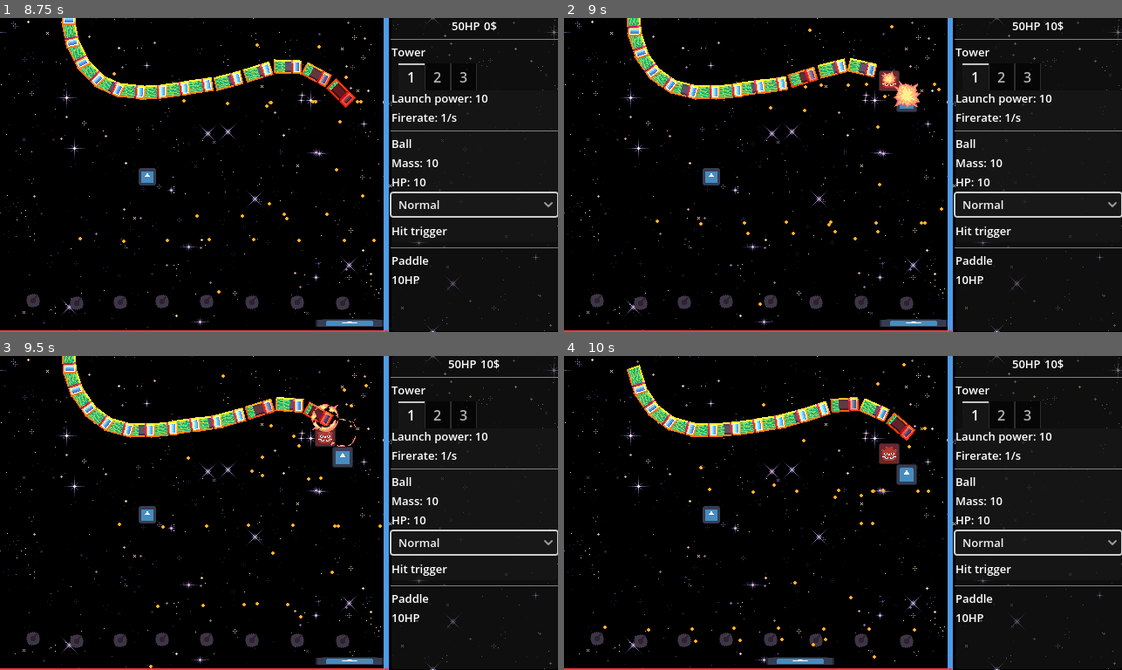
Above: before the commit, frames 1-4 (two rows, left to right).
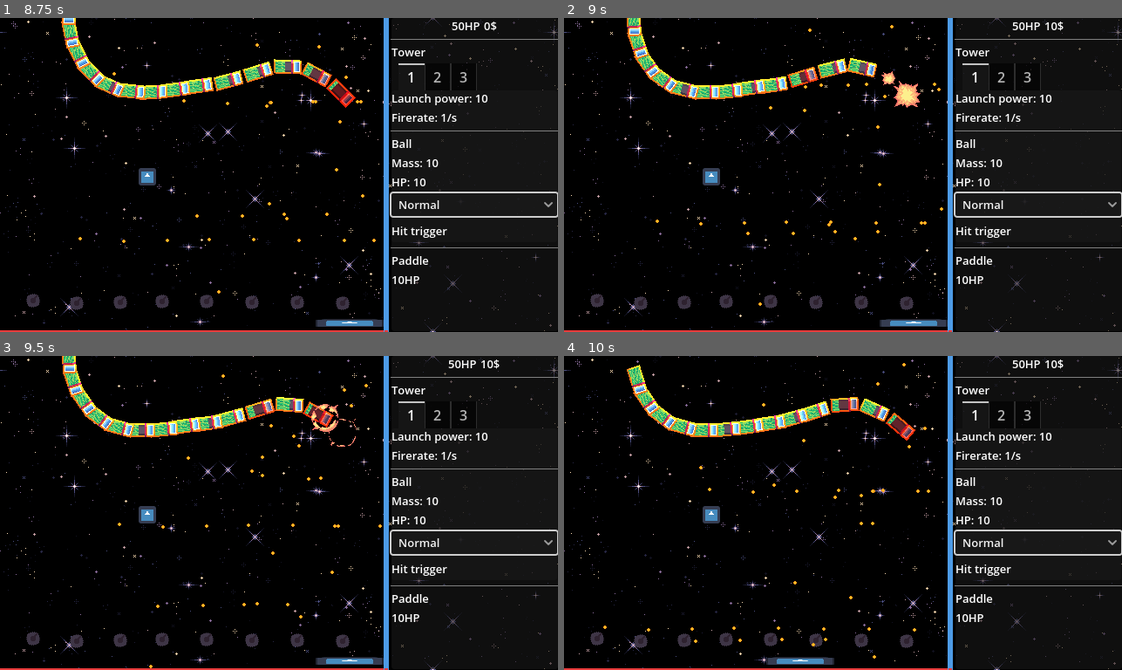
Above: after the commit, the same moments.

Repository: xefensor/tower-breakout
Game: Godot game, scene res://game.tscn
Same seed, same stepped clock (60 frames per second), same inputs: the game is played once before the commit and once after it. The engine's default icon, where the game draws it, is replaced by a stand-in: a white triangle on a blue panel in a dark square.
Inputs (mouse positions are in pixels of both pictures, inside the frame that each line leads up to):
- Up to frame 1 (8.75 s): click "Normal" at 0.5 s; click "Normal" at 1.25 s; move the mouse to (33, 300) at 2.02 s; press the mouse at (33, 300) at 2.03 s; hold D (paddle_right) 2.03-2.78 s; move the mouse to (340, 303) at 2.77 s; release the mouse at (340, 303) at 2.78 s; hold A (paddle_left) 2.78-3.53 s; click (340, 303) at 2.85 s; move the mouse to (295, 303) at 3.52 s; press the mouse at (295, 303) at 3.53 s; hold D (paddle_right) 3.53-5.03 s; move the mouse to (251, 303) at 4.27 s; release the mouse at (251, 303) at 4.28 s; click (251, 303) at 4.35 s; move the mouse to (206, 300) at 5.02 s; press the mouse at (206, 300) at 5.03 s; hold A (paddle_left) 5.03-7.28 s; move the mouse to (161, 300) at 5.77 s; release the mouse at (161, 300) at 5.78 s; click (161, 300) at 5.85 s; move the mouse to (122, 303) at 6.52 s; press the mouse at (122, 303) at 6.53 s; move the mouse to (78, 303) at 7.27 s; release the mouse at (78, 303) at 7.28 s; hold D (paddle_right) from 7.28 s (still down); click (78, 303) at 7.35 s; move the mouse to (401, 159) at 8.02 s; press the mouse at (401, 159) at 8.03 s
- Up to frame 2 (9 s): keep holding D (paddle_right); move the mouse to (731, 190) at 8.77 s; release the mouse at (731, 190) at 8.78 s; click (731, 190) at 8.85 s
- Up to frame 3 (9.5 s): keep holding D (paddle_right)
- Up to frame 4 (10 s): move the mouse to (898, 443) at 9.52 s; release D (paddle_right) at 9.53 s; press the mouse at (898, 443) at 9.53 s; hold A (paddle_left) from 9.53 s (still down)

Frame 1 is identical in both runs. In frame 2, 0.2% of the frame differs, in the area x 56-64%, y 16-30%; in frame 3, 0.4%; in frame 4, 0.5%, in the area x 56-64%, y 27-42%.

Commit message:
Refactor power ups spawning

Diff:
--- a/enemies/truck_01/enemy.gd
+++ b/enemies/truck_01/enemy.gd
@@ -8,7 +8,7 @@
 @export var paddle_damage: int = 1
 @export var money: int = 5
 @export var power_drop_chance: int = 10
-@export var power_chooser: PowerChooser
+@export var powers: Powers
 @export var explosion_audio_player: OneShotAudioPlayer
 @export var explosion_sprite: OneShotAnimatedSprite2D
 @export var hit_color: Color = Color(1, 0.3, 0.3) # červený efekt
@@ -56,10 +56,11 @@
 	explosion_sprite.one_shot_play(Level.instance)
 	Level.instance.money += 5
 
-	if randi_range(1, 100) <= power_drop_chance:
+	var power: Power = powers.choose_power(powers.powers)
+	if power:
 		var scene: PackedScene = preload("res://power_ups/falling_power.tscn")
 		var inst: FallingPower = scene.instantiate()
-		inst.power = power_chooser.choose_power()
+		inst.power = power
 		inst.global_position = global_position
 		Level.instance.add_child(inst)
 
--- a/enemies/truck_01/truck_01.tscn
+++ b/enemies/truck_01/truck_01.tscn
@@ -1,36 +1,34 @@
-[gd_scene load_steps=29 format=3 uid="uid://4i6twcajef7o"]
+[gd_scene load_steps=28 format=3 uid="uid://4i6twcajef7o"]
 
 [ext_resource type="Script" uid="uid://c6x0vlshg7kfq" path="res://systems/path_follow_2d/enemy_mover_2d.gd" id="1_opr3h"]
 [ext_resource type="Script" uid="uid://5uy0prij3ijx" path="res://enemies/truck_01/enemy.gd" id="2_opr3h"]
 [ext_resource type="Texture2D" uid="uid://cmm03kanojvf" path="res://enemies/truck_01/sprites/spaceship.png" id="2_we41i"]
+[ext_resource type="Script" uid="uid://myosjs2vfvly" path="res://power_ups/powers.gd" id="3_b8tc5"]
 [ext_resource type="Texture2D" uid="uid://cnjfe5o72rcve" path="res://enemies/truck_01/sprites/spaceship_n.png" id="3_rgy54"]
-[ext_resource type="Script" uid="uid://dhptwklqja4wu" path="res://power_ups/powers/power.gd" id="3_si0nv"]
+[ext_resource type="Script" uid="uid://dtihh7vhykc2g" path="res://power_ups/power_and_chance.gd" id="3_sl7rh"]
 [ext_resource type="Texture2D" uid="uid://pj7150qk3id3" path="res://enemies/truck_01/sprites/spaceship_s.png" id="4_3itgp"]
 [ext_resource type="Script" uid="uid://8bx1so18egjq" path="res://power_ups/powers/power_bounce.gd" id="4_576lq"]
-[ext_resource type="Script" uid="uid://myosjs2vfvly" path="res://power_ups/power_chooser.gd" id="5_81pqk"]
 [ext_resource type="Texture2D" uid="uid://c51g800bv4nh2" path="res://icon.svg" id="5_702ac"]
 [ext_resource type="Texture2D" uid="uid://ud1y8kso1twb" path="res://enemies/truck_01/sprites/hp_bar.png" id="5_iuxom"]
 [ext_resource type="AudioStream" uid="uid://cgog8n67653br" path="res://enemies/truck_01/explosion.wav" id="5_xft4a"]
 [ext_resource type="Texture2D" uid="uid://dbtwt2yode478" path="res://enemies/truck_01/sprites/hp_bar_n.png" id="6_opr3h"]
-[ext_resource type="Texture2D" uid="uid://dofojxaarv0ck" path="res://power_ups/power_down.png" id="6_qhn01"]
 [ext_resource type="Script" uid="uid://dxigfhjtcdruc" path="res://systems/effects/one_shot_audio_player.gd" id="12_b8tc5"]
 [ext_resource type="Texture2D" uid="uid://dgsbmjosxvuhx" path="res://assets/Red Effect Bullet Impact Explosion 32x32.png" id="12_sl7rh"]
 [ext_resource type="Script" uid="uid://cn0y0ecxoqg62" path="res://systems/effects/one_shot_animated_sprite_2d.gd" id="13_si0nv"]
 
 [sub_resource type="Resource" id="Resource_81pqk"]
 script = ExtResource("4_576lq")
-strenght = 5.0
 metadata/_custom_type_script = "uid://8bx1so18egjq"
 
-[sub_resource type="Resource" id="Resource_702ac"]
-script = ExtResource("4_576lq")
-type = 1
-sprite = ExtResource("6_qhn01")
-metadata/_custom_type_script = "uid://8bx1so18egjq"
+[sub_resource type="Resource" id="Resource_si0nv"]
+script = ExtResource("3_sl7rh")
+power = SubResource("Resource_81pqk")
+spawn_chance = 10
+metadata/_custom_type_script = "uid://dtihh7vhykc2g"
 
-[sub_resource type="Resource" id="Resource_qhn01"]
-script = ExtResource("5_81pqk")
-powers = Array[ExtResource("3_si0nv")]([SubResource("Resource_81pqk"), SubResource("Resource_702ac")])
+[sub_resource type="Resource" id="Resource_576lq"]
+script = ExtResource("3_b8tc5")
+powers = Array[ExtResource("3_sl7rh")]([SubResource("Resource_si0nv")])
 metadata/_custom_type_script = "uid://myosjs2vfvly"
 
 [sub_resource type="CanvasTexture" id="CanvasTexture_iuxom"]
@@ -99,7 +97,7 @@
 sync_to_physics = false
 script = ExtResource("2_opr3h")
 power_drop_chance = 80
-power_chooser = SubResource("Resource_qhn01")
+powers = SubResource("Resource_576lq")
 explosion_audio_player = NodePath("OneShotAudioPlayer")
 explosion_sprite = NodePath("OneShotAnimatedSprite2D")
 metadata/_custom_type_script = "uid://5uy0prij3ijx"
--- a/paddles/paddle.gd
+++ b/paddles/paddle.gd
@@ -9,8 +9,6 @@
 	set(new_var):
 		bounce_strenght = clamp(new_var, bounce_strenght_limit.x, bounce_strenght_limit.y)
 @export var ball_hit_audio_player: AudioStreamPlayer
-
-var powers: Powers = Powers.new(self)
 
 @onready var default_health: int = health.current_health
 @onready var _area_2d: Area2D = NodeUtils.get_child_by_class(self, Area2D)
@@ -54,4 +52,5 @@
 
 
 func handle_power(power: Power) -> void:
-	powers.handle_power(power)
+	power.paddle = self
+	power.apply_effect()
--- a/power_ups/falling_power.gd
+++ b/power_ups/falling_power.gd
@@ -3,7 +3,8 @@
 
 
 @export var fall_speed: float = 40
-@export var power: Power
+
+var power: Power
 
 @onready var screen_notifier: VisibleOnScreenNotifier2D = VisibleOnScreenNotifier2D.new()
 
@@ -12,6 +13,7 @@
 	body_entered.connect(_on_body_entered)
 	screen_notifier.screen_exited.connect(_on_visible_on_screen_notifier_2d_screen_exited)
 	$Sprite2D.texture = power.sprite
+
 
 func _physics_process(delta: float) -> void:
 	position.y += fall_speed * delta
--- /dev/null
+++ b/power_ups/power_and_chance.gd
@@ -0,0 +1,6 @@
+class_name PowerAndChance
+extends Resource
+
+
+@export var power: Power
+@export var spawn_chance: int = 1
--- a/power_ups/power_chooser.gd
+++ /dev/null
@@ -1,22 +0,0 @@
-class_name PowerChooser
-extends Resource
-
-
-@export var powers: Array[Power]
-
-
-func choose_power() -> Power:
-	var chances_count: int = 0
-
-	for power: Power in powers:
-		chances_count += power.spawn_chance
-
-	var rand: int = randi_range(0, chances_count-1)
-
-	var cumulative: int = 0
-	for power in powers:
-		cumulative += power.spawn_chance
-		if rand < cumulative:
-			return power
-
-	return null
--- a/power_ups/powers.gd
+++ b/power_ups/powers.gd
@@ -1,15 +1,30 @@
 class_name Powers
-extends RefCounted
+extends Resource
 
 
-var powers: Array[Power]
-var paddle: Paddle
+@export var powers: Array[PowerAndChance]
 
 
-func _init(_paddle: Paddle) -> void:
-	paddle = _paddle
+func calc_combined_chance(_powers: Array[PowerAndChance]) -> int:
+	var chance: int = 0
+
+	for power_and_change: PowerAndChance in _powers:
+		chance += power_and_change.spawn_chance
+
+	return chance
 
 
-func handle_power(power: Power) -> void:
-	power.paddle = paddle
-	power.apply_effect()
+func choose_power(_powers: Array[PowerAndChance]) -> Power:
+	var combined_chance: int =  calc_combined_chance(_powers)
+	var spawn_chance: int = randi_range(1, 100)
+
+	if spawn_chance > combined_chance:
+		return
+
+	var finding_power: int = 0
+	for power_and_chance in _powers:
+		finding_power += power_and_chance.spawn_chance
+		if spawn_chance <= finding_power:
+			return power_and_chance.power
+
+	return null
--- a/power_ups/powers/power.gd
+++ b/power_ups/powers/power.gd
@@ -3,10 +3,7 @@
 extends Resource
 
 
-enum Type {POWER_UP, POWER_DOWN}
-
-@export var type: Type = Type.POWER_UP
-@export var spawn_chance: int = 1
+@export var positive: bool = true
 @export var sprite: Texture2D = preload("res://icon.svg")
 
 var paddle: Paddle
--- a/power_ups/powers/power_bounce.gd
+++ b/power_ups/powers/power_bounce.gd
@@ -7,7 +7,7 @@
 
 
 func apply_effect() -> void:
-	if type == Type.POWER_UP:
+	if positive:
 		paddle.bounce_strenght += strenght
 	else:
 		paddle.bounce_strenght -= strenght
@@ -17,7 +17,7 @@
 
 
 func remove_effect() -> void:
-	if type == Type.POWER_UP:
+	if positive:
 		paddle.bounce_strenght -= strenght
 	else:
 		paddle.bounce_strenght += strenght
--- a/power_ups/powers/power_health.gd
+++ b/power_ups/powers/power_health.gd
@@ -6,7 +6,7 @@
 
 
 func apply_effect() -> void:
-	if type == Type.POWER_UP:
+	if positive:
 		paddle.health.heal(health)
 	else:
 		paddle.health.take_damage(health)
Not shown, added: power_ups/power_and_chance.gd.uid
Not shown, removed: power_ups/power_chooser.gd.uid
Not shown, changed: power_ups/powers.gd.uid
